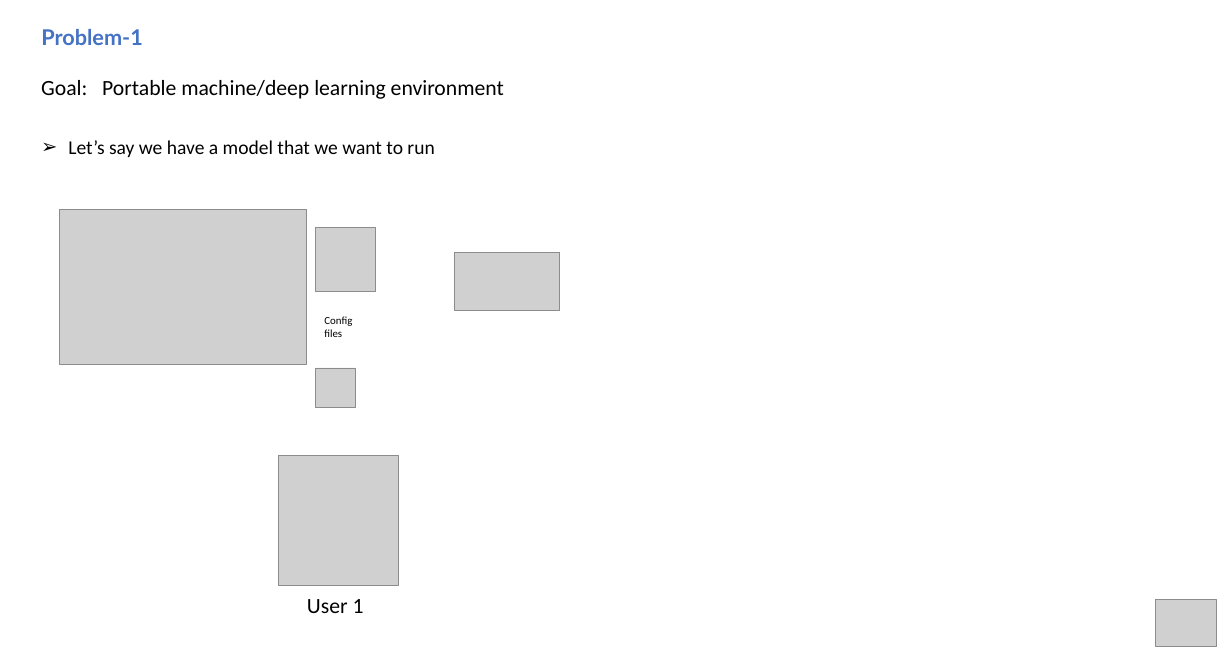
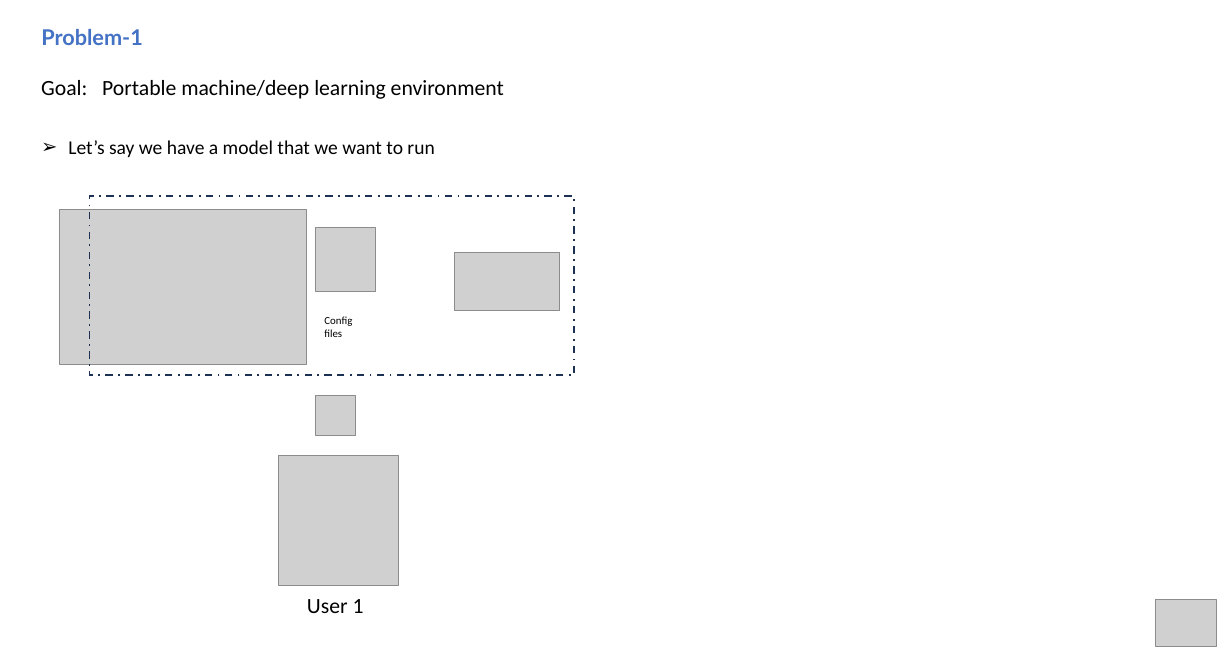
Before and after one commit to hmhwe/IMAGEN_Backend, a slide deck: slide 3 of docs/StakeholderM_CV.pptx. Drawn at 1232x651 pixels with LibreOffice and Linux fonts; fonts in the diff are those of the drawing; grey boxes stand for pictures. Boxes give left, top, right and bottom in pixels: in the first picture for what was removed or moved away, otherwise in the second. Text is boxed around its words. In the diff, an @@ line names an element or a change of style, - is before the commit and + after.

```diff
--- a/docs/StakeholderM_CV.pptx
+++ b/docs/StakeholderM_CV.pptx
@@ rectangle added at [89,196,573,375], outline #1E3256 1.5 pt dashed @@
@@ picture: place and size @@
-picture at [316,368,356,408]
+picture at [316,395,356,435]
```
Also in this commit, not shown: 11 other slides changed.
